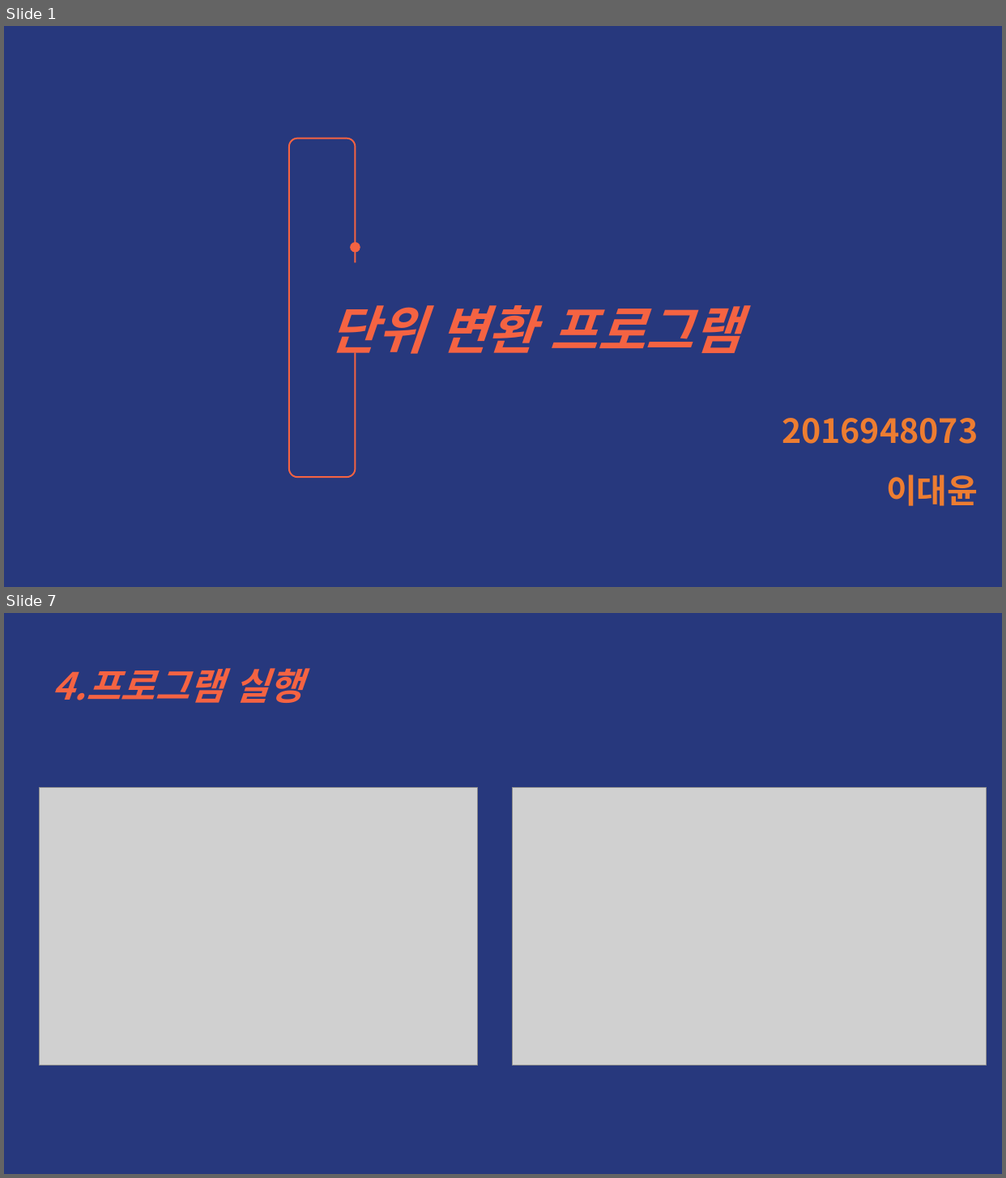
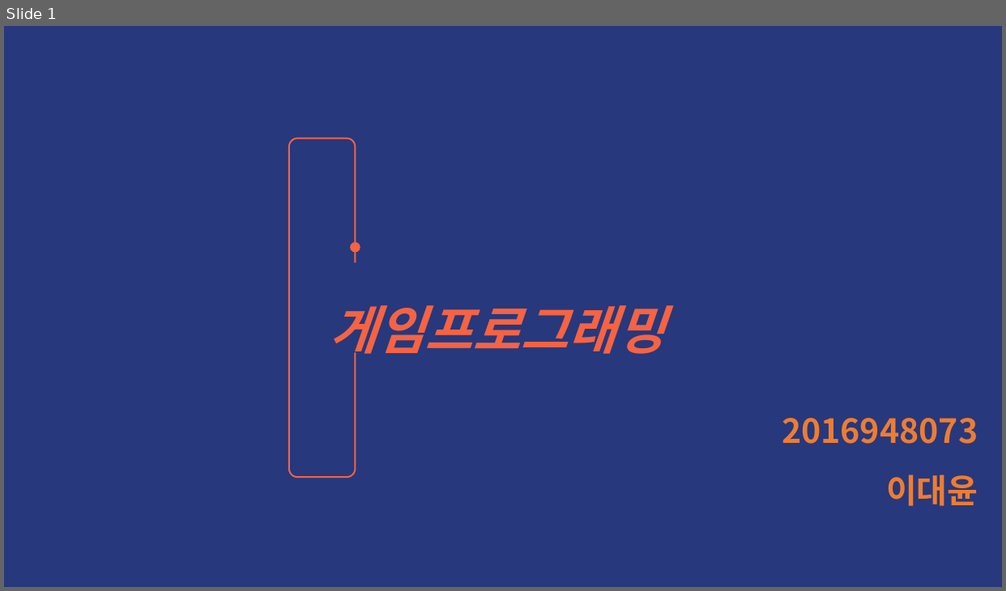
Before and after one commit to LeeDaeYun0313/gameprogramming, a slide deck: 2016948073 (이대윤).pptx. Shown one above the other, each under a label of ours: slides 1 and 7 before the commit, slide 1 after it; the slides between them are not shown. The pictures are 1006x1178 and 1006x591 pixels, drawn with LibreOffice and Linux fonts; fonts in the diff are those of the drawing; grey boxes stand for pictures. Boxes give left, top, right and bottom in pixels: in the first picture for what was removed or moved away, otherwise in the second. Text is boxed around its words. In the diff, an @@ line names an element or a change of style, - is before the commit and + after.

Commit message:
12월7일 발표 ppt
유니티게임

```diff
--- a/2016948073 (이대윤).pptx
+++ b/2016948073 (이대윤).pptx
@@ slide 7 removed at (x1=4, y1=613, x2=1002, y2=1174), background #27387D @@
@@ text removed at (x1=52, y1=668, x2=303, y2=703) @@
-4.프로그램 실행
@@ picture removed at (x1=39, y1=788, x2=478, y2=1066) @@
@@ picture removed at (x1=513, y1=788, x2=987, y2=1066) @@
@@ slide 1 changed as well @@
@@ text at (x1=330, y1=305, x2=664, y2=363): text changed @@
-단위 변환 프로그램
+게임프로그래밍
```
Also in this commit, not shown: 1 other slide changed, 7 slides added, 6 other slides removed.
